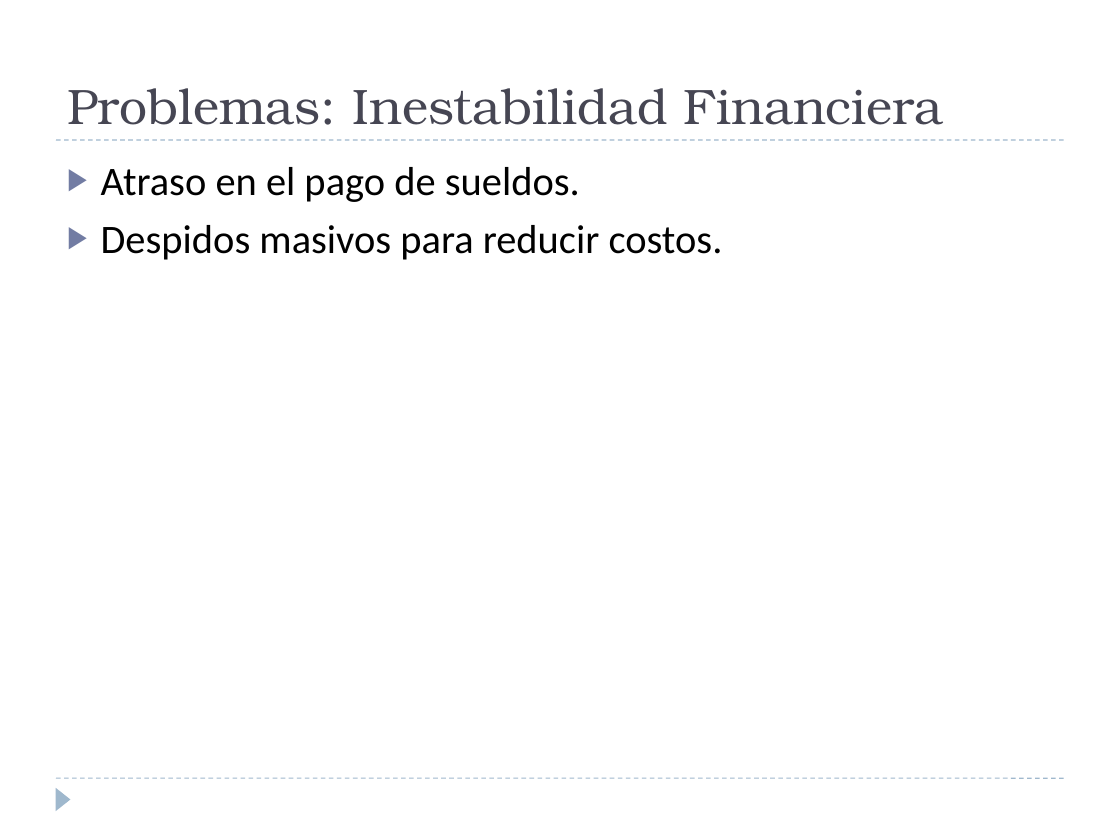
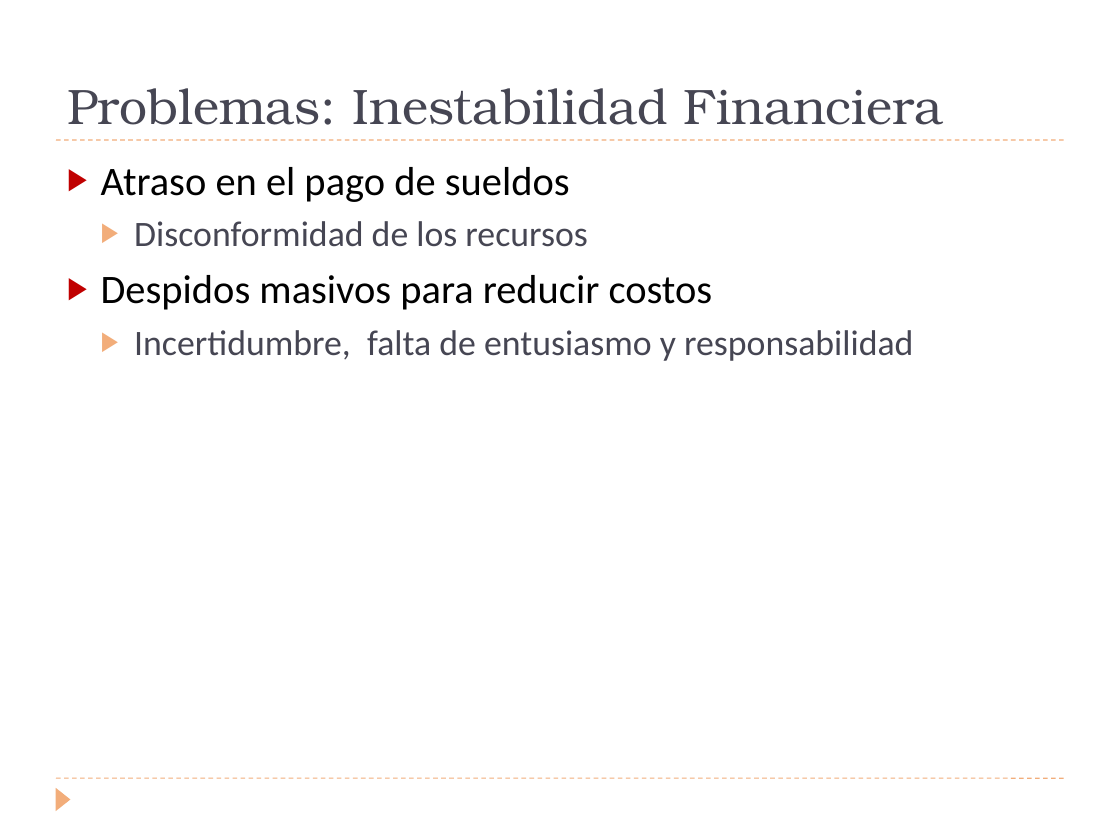
Before and after one commit to invernizzie/fiuba-grupoestrucorga, a slide deck: slide 7 of Trabajo Practico/Presentacion/Presentación1.pptx. Drawn at 1120x840 pixels with LibreOffice and Linux fonts; fonts in the diff are those of the drawing. Boxes give left, top, right and bottom in pixels: in the first picture for what was removed or moved away, otherwise in the second. Text is boxed around its words. In the diff, an @@ line names an element or a change of style, - is before the commit and + after.

```diff
--- a/Trabajo Practico/Presentacion/Presentación1.pptx
+++ b/Trabajo Practico/Presentacion/Presentación1.pptx
@@ line (56, 140) - (1064, 140): stroke #9FB8CD 0.75 pt dashed to #F2AD7A 0.75 pt dashed @@
@@ text at (101, 167, 913, 361): text changed; size 26 to 23 pt; text colour #000000 to #464653 @@
-▶ Atraso en el pago de sueldos.
-▶ Despidos masivos para reducir costos.
+▶ Atraso en el pago de sueldos
+  ▶ Disconformidad de los recursos
+▶ Despidos masivos para reducir costos
+  ▶ Incertidumbre, falta de entusiasmo y responsabilidad
@@ line (56, 778) - (1064, 778): stroke #9FB8CD 0.75 pt dashed to #F2AD7A 0.75 pt dashed @@
@@ triangle at (56, 787, 71, 811): fill #9FB8CD to #F2AD7A @@
```
Also in this commit, not shown: 5 other slides changed, 5 slides added, 1 slide removed, 3 other files.
